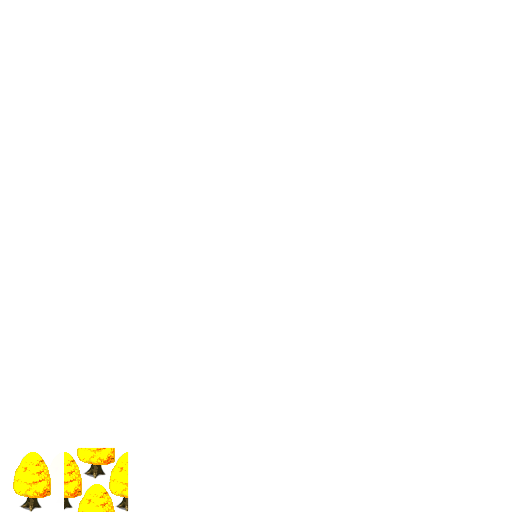
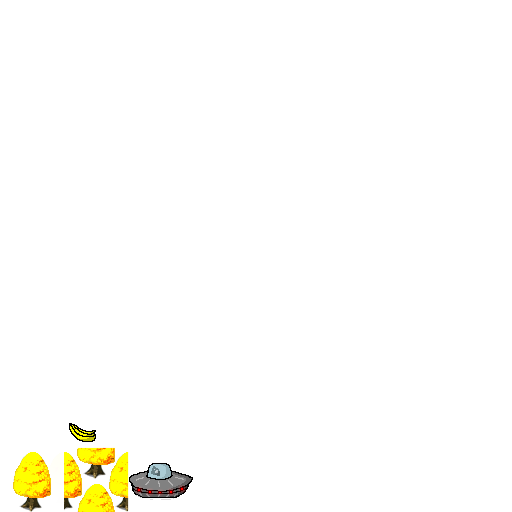
Before/after of a 512x512 layered artwork. What changed in the layer stack:
added layer "banana" above "Ufo" over (69, 423, 96, 442)
added layer "Ufo" above "alot of banana trees" over (129, 463, 193, 500)
